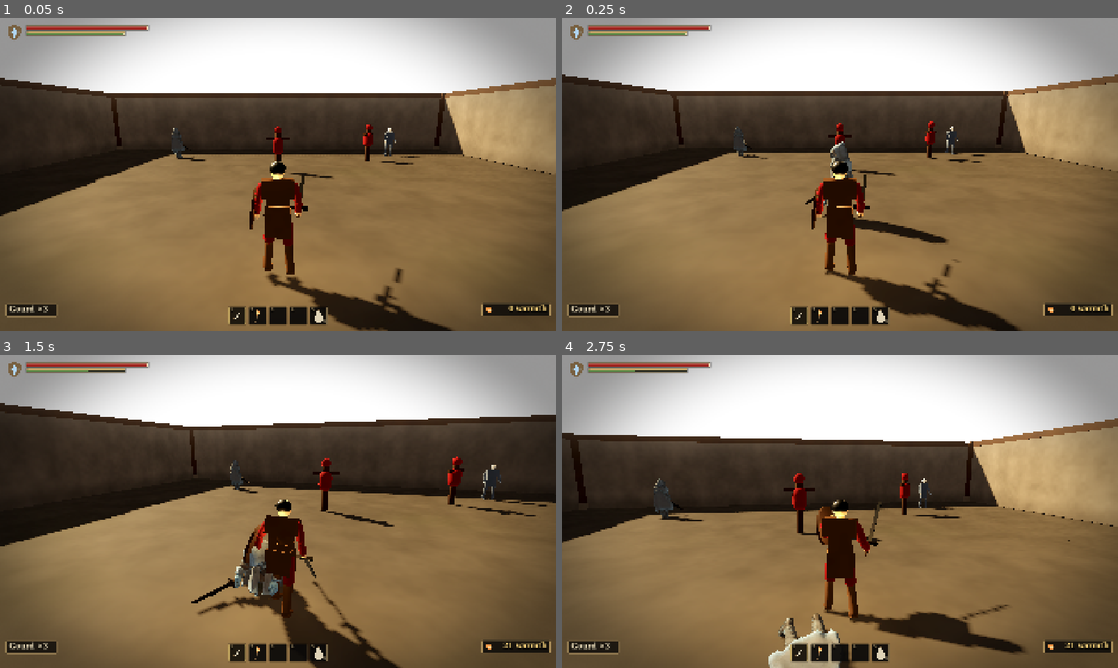
Above: before the commit, frames 1-4 (two rows, left to right).
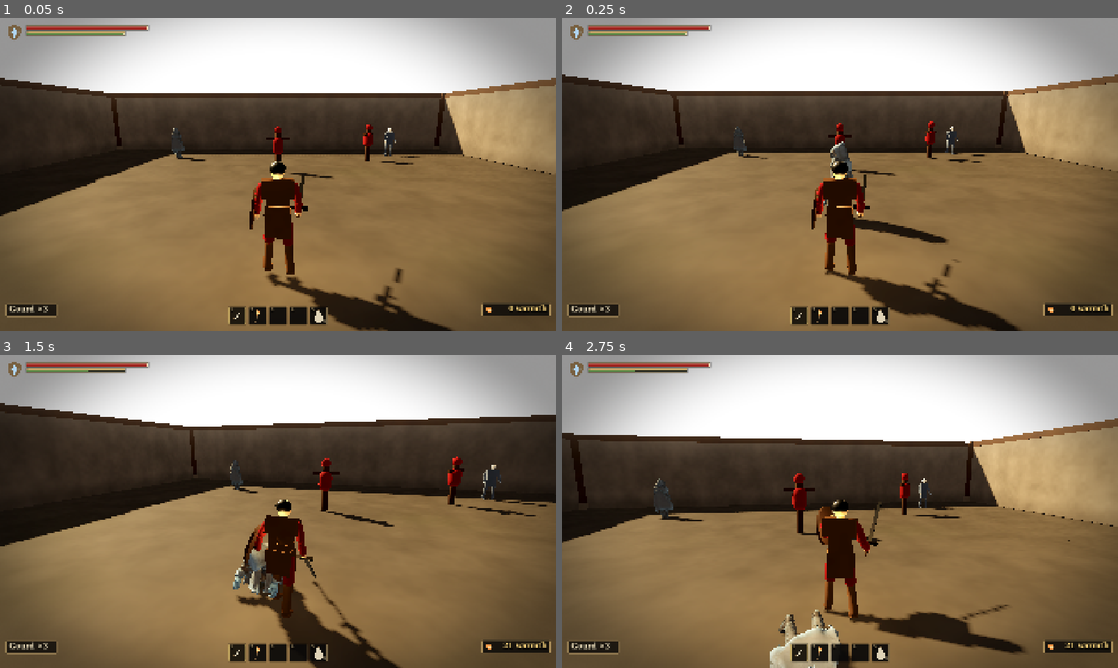
Above: after the commit, the same moments.

Repository: LeviticusFigglebottom/Figglebottom
Game: Godot game, scene res://tools/test/anim_test.tscn
The game is run twice, just before and just after one commit, with the same random seed, the same clock (stepped at 60 frames per second) and the same inputs. This scene is started directly instead of the project's main scene.
Inputs (mouse positions are in pixels of both pictures, inside the frame that each line leads up to):
- Up to frame 1 (0.05 s): no input
- Up to frame 2 (0.25 s): no input
- Up to frame 3 (1.5 s): tap Enter at 0.5 s; move the mouse to (305, 511) at 0.52 s; hold W (move_forward) from 0.53 s (still down); tap C (attack_heavy) at 0.6 s; click (305, 511) at 0.67 s; move the mouse to (250, 511) at 1.27 s; click (250, 511) at 1.35 s
- Up to frame 4 (2.75 s): keep holding W (move_forward); move the mouse to (851, 505) at 2.02 s; hold Right mouse button (block) from 2.03 s (still down)

The runs differ from the first frame. In frame 1, less than 0.1% of the frame differs, in the area x 33-35%, y 40-45%; in frame 2, less than 0.1%; in frame 3, 0.8%, in the area x 34-59%, y 38-88%; in frame 4, 0.6%.

Commit message:
Make humanoid weapons optional: the rimewalker strikes with ice-club fist volumes
Co-Authored-By: Claude Opus 5.5 <noreply@anthropic.com>
Claude-Session: https://claude.ai/code/session_01F3vrUNPtFufos1qRX6SLeD

Diff:
--- a/data/anim/clip_meta.json
+++ b/data/anim/clip_meta.json
@@ -12,7 +12,29 @@
    "scene": "res://assets/models/enemies/rimewalker.glb",
    "yaw_deg": 180.0,
    "own_clips": false,
-   "_note": "the donor: its clips ARE the shared library"
+   "_note": "the donor: its clips ARE the shared library",
+   "bare_hands": true,
+   "unarmed": {
+    "_note": "grown ice clubs (SLICE.md): no weapon mesh; a sphere hit volume rides each hand bone. offset is bone-local (Y runs toward the fingers). An attack's \"hands\" (enemies.json) picks which strike; default right.",
+    "right": {
+     "bone": "mixamorig_RightHand",
+     "radius": 0.24,
+     "offset": [
+      0.0,
+      0.12,
+      0.0
+     ]
+    },
+    "left": {
+     "bone": "mixamorig_LeftHand",
+     "radius": 0.24,
+     "offset": [
+      0.0,
+      0.12,
+      0.0
+     ]
+    }
+   }
   },
   "netmender": {
    "scene": "res://assets/models/bosses/netmender.glb",
--- a/data/combat/enemies.json
+++ b/data/combat/enemies.json
@@ -13,7 +13,6 @@
   "leash": 26.0,
   "body": "mannequin_rime",
   "model": "rimewalker",
-  "weapon": "hewing_blade",
   "arm_h": 1.16,
   "arm_dx": 0.27,
   "hurt_r": 0.45,
@@ -52,6 +51,10 @@
     "height": 1.4,
     "cooldown": 4.2,
     "anim": "atk_double",
+    "hands": [
+     "right",
+     "left"
+    ],
     "lunge": 1.0
    }
   ],
--- a/src/chars/char_visual.gd
+++ b/src/chars/char_visual.gd
@@ -204,6 +204,13 @@
 		return weapon_mount.global_transform
 	return skel.global_transform * skel.get_bone_global_pose(bi) * weapon_mount.transform
 
+## A bone's world transform from the skeleton's current pose (see weapon_xform).
+func bone_xform(bone: String) -> Transform3D:
+	var bi := skel.find_bone(bone) if skel != null else -1
+	if bi < 0:
+		return global_transform
+	return skel.global_transform * skel.get_bone_global_pose(bi)
+
 func _trail_extents() -> Vector2:
 	if rig != null:
 		var t: Array = HumanoidLib.weapon_cfg(weapon_kit).get("trail", [])
--- a/src/enemies/enemy.gd
+++ b/src/enemies/enemy.gd
@@ -47,6 +47,12 @@
 ## chest-projected `hitbox` remains for the unarmed and for attacks flagged
 ## "body_hitbox" (charges, horn butts).
 var blade_hitbox: Hitbox
+## Unarmed humanoids (the rimewalker's grown ice clubs) strike with their
+## hands: one hit volume whose sphere shapes ride the hand bones each tick
+## (clip_meta.json models.<id>.unarmed). One Area per swing, so a two-handed
+## blow still lands once.
+var fist_hitbox: Hitbox
+var _fists: Dictionary = {}   # "right"/"left" -> {shape, bone, offset}
 var hurtbox: Hurtbox
 var hpbar: EnemyHealthBar
 ## How far the last _stagger() stretched the punishable state (a parry buys
@@ -110,6 +116,7 @@
 	vis.add_child(hitbox)
 	hitbox.on_contact = _on_hit_contact
 	_build_blade_hitbox()
+	_build_fist_hitbox()
 
 	# floating health bar for regular foes; bosses ride the big HUD bar instead
 	if not cfg.get("is_boss", false):
@@ -125,6 +132,7 @@
 	if dead:
 		return
 	state_t += dt
+	_sync_fists()   # the hands ride along every tick; only a swing arms them
 	if hpbar != null:
 		hpbar.set_forced(_is_locked_target())
 	if not is_on_floor():
@@ -414,7 +422,8 @@
 	if vis.trail != null and _atk_done and t >= w + act:
 		vis.trail.visible = false
 	if _atk_done and t >= w + act and (hitbox.monitoring
-			or (blade_hitbox != null and blade_hitbox.monitoring)):
+			or (blade_hitbox != null and blade_hitbox.monitoring)
+			or (fist_hitbox != null and fist_hitbox.monitoring)):
 		_end_all_swings()
 	if t >= w + act + rec:
 		_set_state(ES.COMBAT)
@@ -467,7 +476,51 @@
 	var m := vis.weapon_xform()
 	blade_hitbox.global_transform = Transform3D(m.basis.orthonormalized(), m.origin)
 
+func _build_fist_hitbox() -> void:
+	if vis == null or not vis.is_humanoid() or blade_hitbox != null:
+		return
+	var un: Dictionary = HumanoidLib.model_cfg(vis.model_id).get("unarmed", {})
+	for side in ["right", "left"]:
+		if not un.has(side):
+			continue
+		if fist_hitbox == null:
+			fist_hitbox = Hitbox.new()
+			fist_hitbox.name = "FistHitbox"
+			fist_hitbox.exclude = self
+			fist_hitbox.friendly_team = hitbox.friendly_team
+			fist_hitbox.on_contact = _on_hit_contact
+			fist_hitbox.top_level = true
+			add_child(fist_hitbox)
+		var c: Dictionary = un[side]
+		var cs := CollisionShape3D.new()
+		var sph := SphereShape3D.new()
+		sph.radius = float(c.get("radius", 0.2))
+		cs.shape = sph
+		cs.disabled = true
+		fist_hitbox.add_child(cs)
+		var o: Array = c.get("offset", [0, 0, 0])
+		_fists[side] = {"shape": cs, "bone": String(c["bone"]), "offset": Vector3(o[0], o[1], o[2])}
+	_sync_fists()
+
+## Shapes follow this tick's hand poses (the rig poses before we tick).
+func _sync_fists() -> void:
+	if fist_hitbox == null:
+		return
+	fist_hitbox.global_transform = Transform3D(Basis.IDENTITY, global_position)
+	for side in _fists:
+		var f: Dictionary = _fists[side]
+		var p: Vector3 = vis.bone_xform(f["bone"]) * (f["offset"] as Vector3)
+		(f["shape"] as CollisionShape3D).position = p - global_position
+
+## The fist volume at `side` in world space (for tests and debug).
+func fist_position(side: String) -> Vector3:
+	return fist_hitbox.global_position + (_fists[side]["shape"] as CollisionShape3D).position
+
 func _end_all_swings() -> void:
+	if fist_hitbox != null:
+		fist_hitbox.end_swing()
+		for side in _fists:
+			(_fists[side]["shape"] as CollisionShape3D).set_deferred("disabled", true)
 	if hitbox != null:
 		hitbox.end_swing()
 	if blade_hitbox != null:
@@ -484,6 +537,17 @@
 		blade_hitbox.occlude = true
 		_sync_blade()
 		blade_hitbox.begin_swing(pk)
+		return
+	# bare hands: the struck hand(s) are the attack, as the blade is above
+	if fist_hitbox != null and not _atk.get("body_hitbox", false):
+		var hands: Array = _atk.get("hands", ["right"])
+		for side in _fists:
+			(_fists[side]["shape"] as CollisionShape3D).disabled = not (side in hands)
+		fist_hitbox.arc_node = vis
+		fist_hitbox.arc_deg = 360.0
+		fist_hitbox.occlude = true
+		_sync_fists()
+		fist_hitbox.begin_swing(pk)
 		return
 	var reach := float(_atk.get("reach", 1.8))
 	(hitbox_shape.shape as BoxShape3D).size = Vector3(float(_atk.get("width", 1.8)),
--- a/tools/test/anim_test.gd
+++ b/tools/test/anim_test.gd
@@ -1,7 +1,8 @@
 extends TestBase
 ## Humanoid animation layer (ADR 0004): Tripo models load retargeted, keep
 ## their Mixamo bones, share one library, land attack contact on the data
-## windup, carry the blade in the right hand, and fall on death. Runs in the
+## windup, strike with ice-club hands (or a blade in the right hand when
+## armed), and fall on death. Runs in the
 ## arena sandbox with real Enemy and Player nodes.
 
 const MIXAMO := ["Hips", "Spine", "Spine1", "Spine2", "Neck", "Head",
@@ -100,15 +101,13 @@
 			unresolved.append(s)
 	check(unresolved.is_empty(), "rimewalker: all states have clips (missing %s)" % [unresolved])
 
-	print("== weapon in the right hand")
-	var att := rw.vis.weapon_mount.get_parent() as BoneAttachment3D if rw.vis.weapon_mount != null else null
-	check(att != null and att.bone_name == "mixamorig_RightHand", "weapon rides a BoneAttachment3D on mixamorig_RightHand")
-	var grip := rw.vis.weapon_mount.global_position
-	var hand := _bone_pos(rw.vis, "mixamorig_RightHand")
-	check(grip.distance_to(hand) < 0.15, "grip sits in the fist (%.3f m from the hand bone)" % grip.distance_to(hand))
-	var wmesh := rw.vis.weapon_mount.find_children("*", "MeshInstance3D", true, false)
-	check(not wmesh.is_empty(), "the hewing blade glb is mounted")
-	_report_blade(rw, "idle")
+	print("== unarmed: the ice-club hands are the weapon")
+	check(rw.vis.weapon_mount == null and rw.blade_hitbox == null, "no weapon mesh or blade box on the rimewalker")
+	check(rw.fist_hitbox != null and rw._fists.has("right") and rw._fists.has("left"), "a fist volume on each hand")
+	var fr: Dictionary = rw._fists["right"]
+	var want_r: Vector3 = rw.vis.bone_xform("mixamorig_RightHand") * (fr["offset"] as Vector3)
+	check(fr["bone"] == "mixamorig_RightHand" and rw.fist_position("right").distance_to(want_r) < 0.06,
+		"right fist rides mixamorig_RightHand at its data offset (%.3f m off)" % rw.fist_position("right").distance_to(want_r))
 
 	print("== attack contact lands on the data windup")
 	rw.target = player
@@ -126,18 +125,16 @@
 	check(err <= frame + 1e-4, "contact frame at windup: clip %.3f vs contact %.3f (%.4f s off, 1 frame = %.4f)"
 		% [anim_t, float(sec["contact"]), err, frame])
 	check(rw.vis.current_clip() == "atk_r", "the attack clip owns the rig")
-	_report_blade(rw, "contact")
-	var g0 := rw.vis.weapon_xform().origin
+	var f0 := rw.fist_position("right")
 	await ticks(2)
-	var g1 := rw.vis.weapon_xform().origin
+	var f1 := rw.fist_position("right")
+	var want := rw.vis.bone_xform("mixamorig_RightHand") * (fr["offset"] as Vector3)
 	# synced before move_and_slide: the lunge (1.5 m/s) may add one tick of drift
-	check(rw.blade_hitbox != null and rw.state == Enemy.ES.ATTACK
-		and rw.blade_hitbox.global_position.distance_to(g1) < 0.06 and g0.distance_to(g1) > 0.01,
-		"blade hitbox rides the weapon mesh through the swing (moved %.2f m, off %.3f m)"
-		% [g0.distance_to(g1), rw.blade_hitbox.global_position.distance_to(g1) if rw.blade_hitbox else -1.0])
-	await ticks(3)
-	var bone_att := rw.vis.weapon_mount.global_position
-	check(bone_att.distance_to(rw.vis.weapon_xform().origin) < 0.05, "the BoneAttachment3D agrees with the pose read")
+	check(rw.fist_hitbox.monitoring and not (fr["shape"] as CollisionShape3D).disabled
+		and (rw._fists["left"]["shape"] as CollisionShape3D).disabled,
+		"a one-handed swing opens the right fist only")
+	check(f1.distance_to(want) < 0.06 and f0.distance_to(f1) > 0.01,
+		"the fist volume follows the hand through the swing (moved %.2f m, off %.3f m)" % [f0.distance_to(f1), f1.distance_to(want)])
 
 	print("== death plays the death clip")
 	var hips0 := _bone_pos(rw.vis, "mixamorig_Hips").y - rw.global_position.y
@@ -149,6 +146,51 @@
 	await ticks(110)
 	var hips1 := _bone_pos(rw.vis, "mixamorig_Hips").y - rw.global_position.y
 	check(hips1 < hips0 * 0.35, "the body falls (hips %.2f -> %.2f m)" % [hips0, hips1])
+
+	print("== the double fall strikes with both hands")
+	var rw2 := _spawn("rimewalker", player.global_position + Vector3(-2.5, 0.1, -2.2))
+	await ticks(6)
+	rw2.target = player
+	var flail: Dictionary = (rw2.cfg["attacks"] as Array)[1]
+	rw2._begin_attack(flail)
+	while rw2.state == Enemy.ES.ATTACK and rw2.state_t < float(flail["windup"]) + 0.02:
+		await ticks(1)
+	check(rw2.fist_hitbox.monitoring and not (rw2._fists["right"]["shape"] as CollisionShape3D).disabled
+		and not (rw2._fists["left"]["shape"] as CollisionShape3D).disabled, "both fists open for the double fall")
+	rw2.queue_free()
+
+	print("== an armed humanoid keeps the blade path")
+	var rwcfg: Dictionary = HumanoidLib.model_cfg("rimewalker")
+	rwcfg["bare_hands"] = false   # stand-in for an armed model (the Bearer, later)
+	var armed := Enemy.new()
+	armed.setup("rimewalker")
+	armed.cfg = armed.cfg.duplicate()
+	armed.cfg["weapon"] = "hewing_blade"
+	arena.add_child(armed)
+	armed.global_position = player.global_position + Vector3(2.5, 0.1, -2.2)
+	rwcfg["bare_hands"] = true
+	await ticks(6)
+	var att := armed.vis.weapon_mount.get_parent() as BoneAttachment3D if armed.vis.weapon_mount != null else null
+	check(att != null and att.bone_name == "mixamorig_RightHand", "weapon rides a BoneAttachment3D on mixamorig_RightHand")
+	var grip := armed.vis.weapon_mount.global_position
+	var hand := _bone_pos(armed.vis, "mixamorig_RightHand")
+	check(grip.distance_to(hand) < 0.15, "grip sits in the fist (%.3f m from the hand bone)" % grip.distance_to(hand))
+	check(not armed.vis.weapon_mount.find_children("*", "MeshInstance3D", true, false).is_empty(), "the hewing blade glb is mounted")
+	check(armed.blade_hitbox != null and armed.fist_hitbox == null, "armed: the blade box, not fists")
+	armed.target = player
+	armed._begin_attack((armed.cfg["attacks"] as Array)[0])
+	while armed.state == Enemy.ES.ATTACK and armed.state_t < float((armed.cfg["attacks"] as Array)[0]["windup"]):
+		await ticks(1)
+	var g0 := armed.vis.weapon_xform().origin
+	await ticks(2)
+	var g1 := armed.vis.weapon_xform().origin
+	check(armed.blade_hitbox.monitoring and armed.blade_hitbox.global_position.distance_to(g1) < 0.06 and g0.distance_to(g1) > 0.01,
+		"blade hitbox rides the weapon mesh through the swing (moved %.2f m, off %.3f m)"
+		% [g0.distance_to(g1), armed.blade_hitbox.global_position.distance_to(g1)])
+	await ticks(3)
+	check(armed.vis.weapon_mount.global_position.distance_to(armed.vis.weapon_xform().origin) < 0.05,
+		"the BoneAttachment3D agrees with the pose read")
+	armed.queue_free()
 
 	print("== the netmender: own clips, borrowed run")
 	var nm := _spawn("holdfast_of_saltfell", player.global_position + Vector3(4, 0.1, -4))
@@ -197,16 +239,3 @@
 	check(pv.current_clip() == "attack_l1", "player attacks play on the humanoid")
 	pv.queue_free()
 	finish()
-
-func _report_blade(e: Enemy, tag: String) -> void:
-	var m := e.vis.weapon_mount.global_transform
-	var dir := (m.basis.y).normalized()
-	var b := e.vis.global_transform.basis
-	print("    blade %s: fwd %.2f up %.2f right %.2f | edge fwd %.2f up %.2f right %.2f" % [tag,
-		dir.dot(-b.z), dir.dot(b.y), dir.dot(b.x),
-		m.basis.z.normalized().dot(-b.z), m.basis.z.normalized().dot(b.y), m.basis.z.normalized().dot(b.x)])
-	var sk := e.vis.skel
-	var hb := (sk.global_transform.basis * sk.get_bone_global_pose(sk.find_bone("mixamorig_RightHand")).basis).orthonormalized()
-	for ax in [["x", hb.x], ["y", hb.y], ["z", hb.z]]:
-		var v: Vector3 = ax[1]
-		print("      hand %s: fwd %.2f up %.2f right %.2f" % [ax[0], v.dot(-b.z), v.dot(b.y), v.dot(b.x)])
Binary file changed: docs/screens/chars_rimewalker_swing.png
Not shown, changed: docs/decisions/0004-humanoid-animation-layer.md
